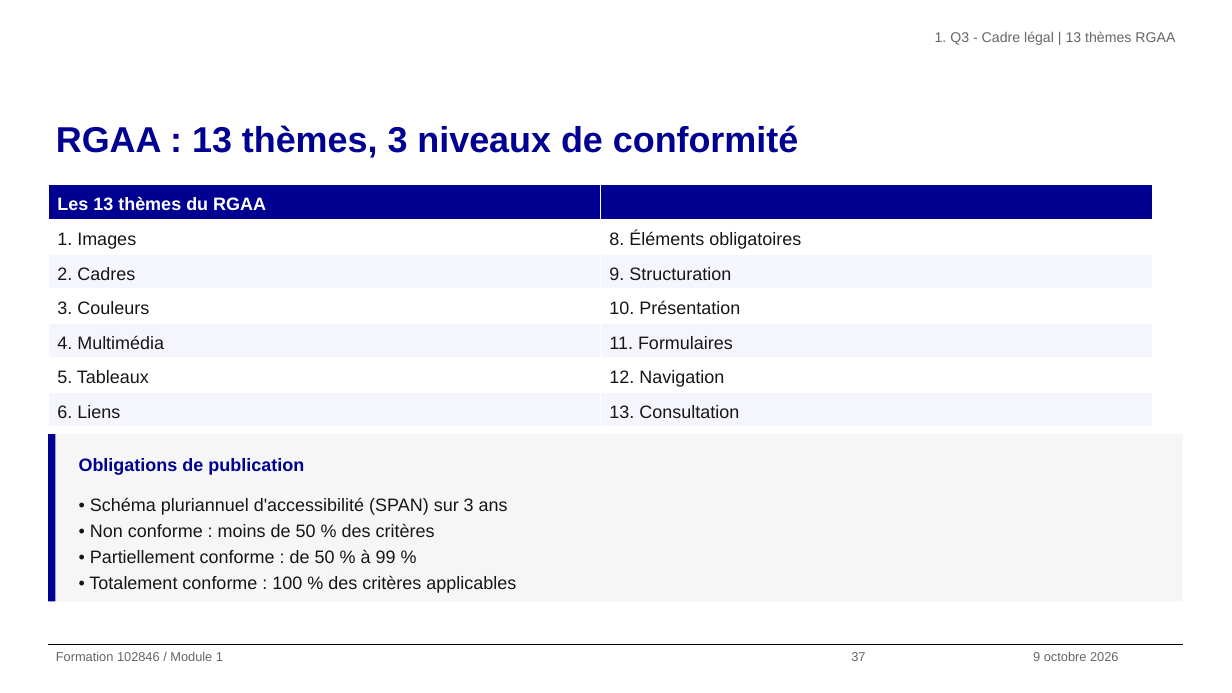
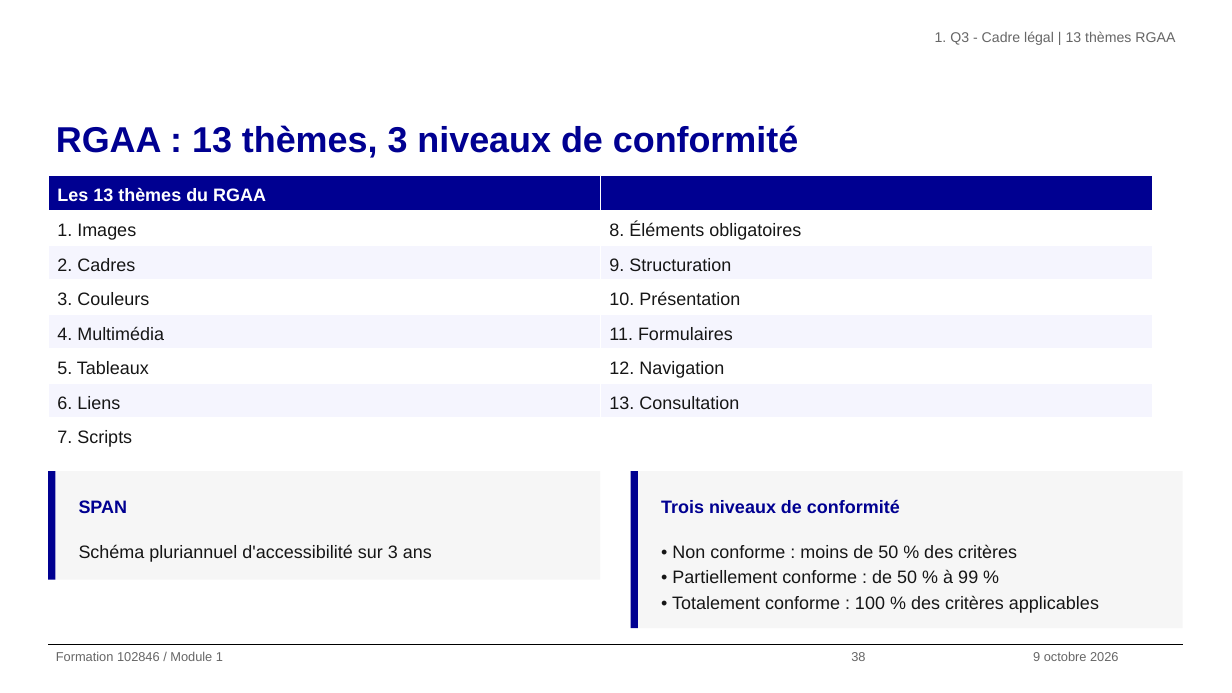
Before and after one commit to alexandra-guiderdoni/usine-fabrication-igpde-102846-ay11, a slide deck: slide 38 of livrables-IGPDE-2026-102846/Formateur/support-formation-102846-2026-IGPDE.pptx (slide 37 before the commit). Drawn at 1232x693 pixels with LibreOffice and Linux fonts; fonts in the diff are those of the drawing; background and template pictures are left out. Boxes give left, top, right and bottom in pixels: in the first picture for what was removed or moved away, otherwise in the second. Text is boxed around its words. In the diff, an @@ line names an element or a change of style, - is before the commit and + after.

Commit message:
Deck : révision de la première partie

```diff
--- a/livrables-IGPDE-2026-102846/Formateur/support-formation-102846-2026-IGPDE.pptx
+++ b/livrables-IGPDE-2026-102846/Formateur/support-formation-102846-2026-IGPDE.pptx
@@ table: place and size @@
-table at <box>48,185,1152,422</box>
+table at <box>48,176,1152,451</box>
@@ rectangle: place and size @@
-rectangle at <box>48,434,55,602</box>
+rectangle at <box>48,471,55,579</box>
@@ rectangle: place and size @@
-rectangle at <box>55,434,1183,602</box>
+rectangle at <box>55,471,600,579</box>
@@ text removed at <box>79,458,304,475</box> @@
-Obligations de publication
@@ rectangle added at <box>630,471,638,628</box>, fill #000091 @@
@@ rectangle added at <box>638,471,1182,628</box>, fill #F6F6F6 @@
@@ text added at <box>79,500,128,513</box>, 14 pt, text #000091, bold @@
+SPAN
@@ text added at <box>661,499,900,513</box>, 14 pt, text #000091, bold @@
+Trois niveaux de conformité
@@ text at <box>79,544,432,562</box>: text changed @@
-• Schéma pluriannuel d'accessibilité (SPAN) sur 3 ans
-• Non conforme : moins de 50 % des critères
-• Partiellement conforme : de 50 % à 99 %
-• Totalement conforme : 100 % des critères applicables
+Schéma pluriannuel d'accessibilité sur 3 ans
@@ text added at <box>672,544,1099,613</box>, 14 pt, text #161616 @@
+• Non conforme : moins de 50 % des critères
+• Partiellement conforme : de 50 % à 99 %
+• Totalement conforme : 100 % des critères applicables
@@ text at <box>851,652,865,661</box>: text changed @@
-37
+38
```
Also in this commit, not shown: 60 other slides changed, 1 slide added, 1 slide removed, 52 other files.
